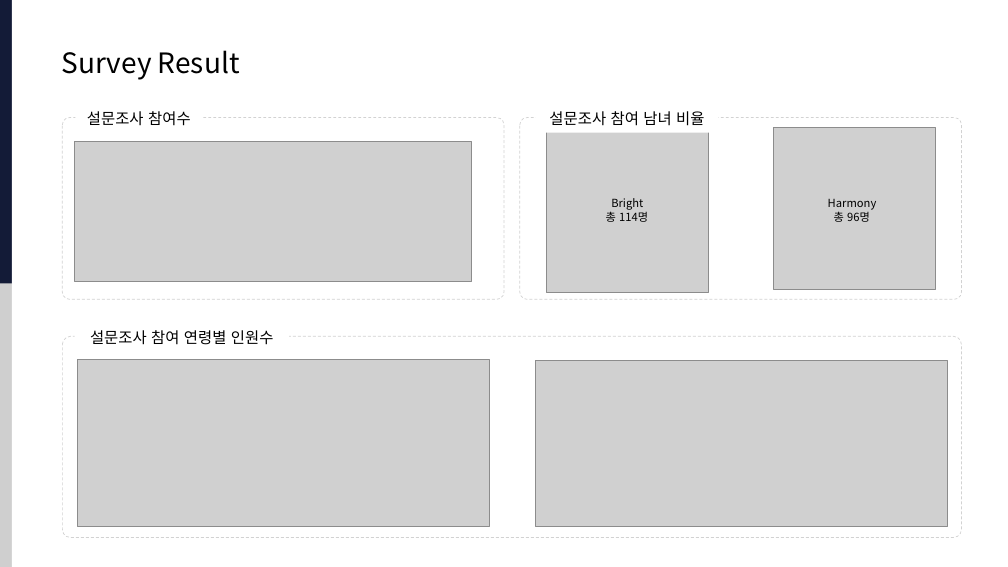
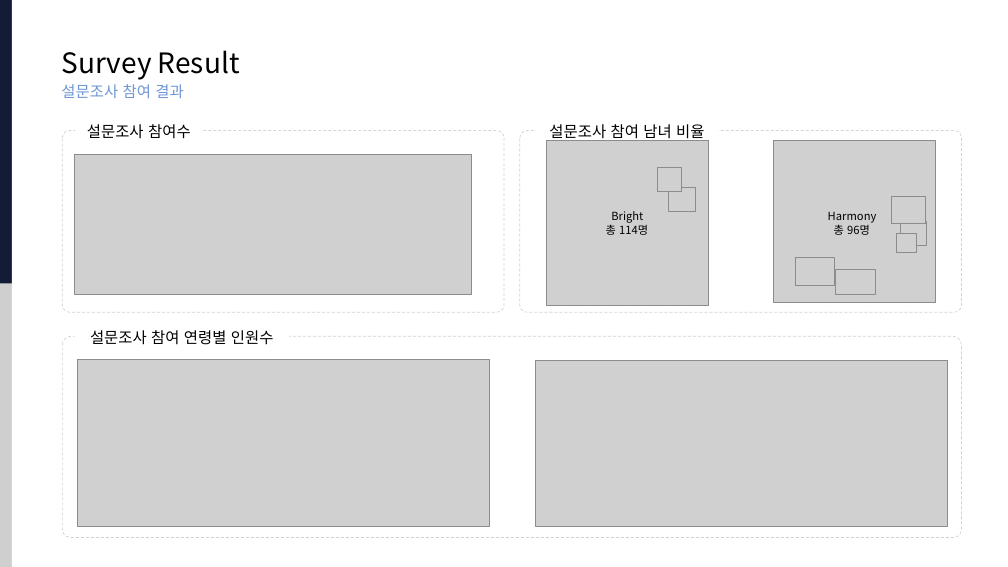
Before and after one commit to slmteruto/CAI, a slide deck: slide 10 of cys/PersonalColor Analysis Report.pptx (slide 9 before the commit). Drawn at 1008x567 pixels with LibreOffice and Linux fonts; fonts in the diff are those of the drawing; grey boxes stand for pictures. Boxes give left, top, right and bottom in pixels: in the first picture for what was removed or moved away, otherwise in the second. Text is boxed around its words. In the diff, an @@ line names an element or a change of style, - is before the commit and + after.

```diff
--- a/cys/PersonalColor Analysis Report.pptx
+++ b/cys/PersonalColor Analysis Report.pptx
@@ text added at <box>61,84,183,98</box>, 11 pt, text #6F96D7 @@
+설문조사 참여 결과
@@ 4 texts, 3 pictures, 2 rounded rectangles: place and size @@
-4 texts, 3 pictures, 2 rounded rectangles at <box>62,104,962,299</box>
+4 texts, 3 pictures, 2 rounded rectangles at <box>62,124,962,312</box>
@@ picture added at <box>658,167,682,192</box> @@
@@ picture added at <box>668,187,696,212</box> @@
@@ group added at <box>795,197,926,294</box>: 5 pictures @@
```
Also in this commit, not shown: 4 other slides changed, 9 slides added, 13 slides removed.
